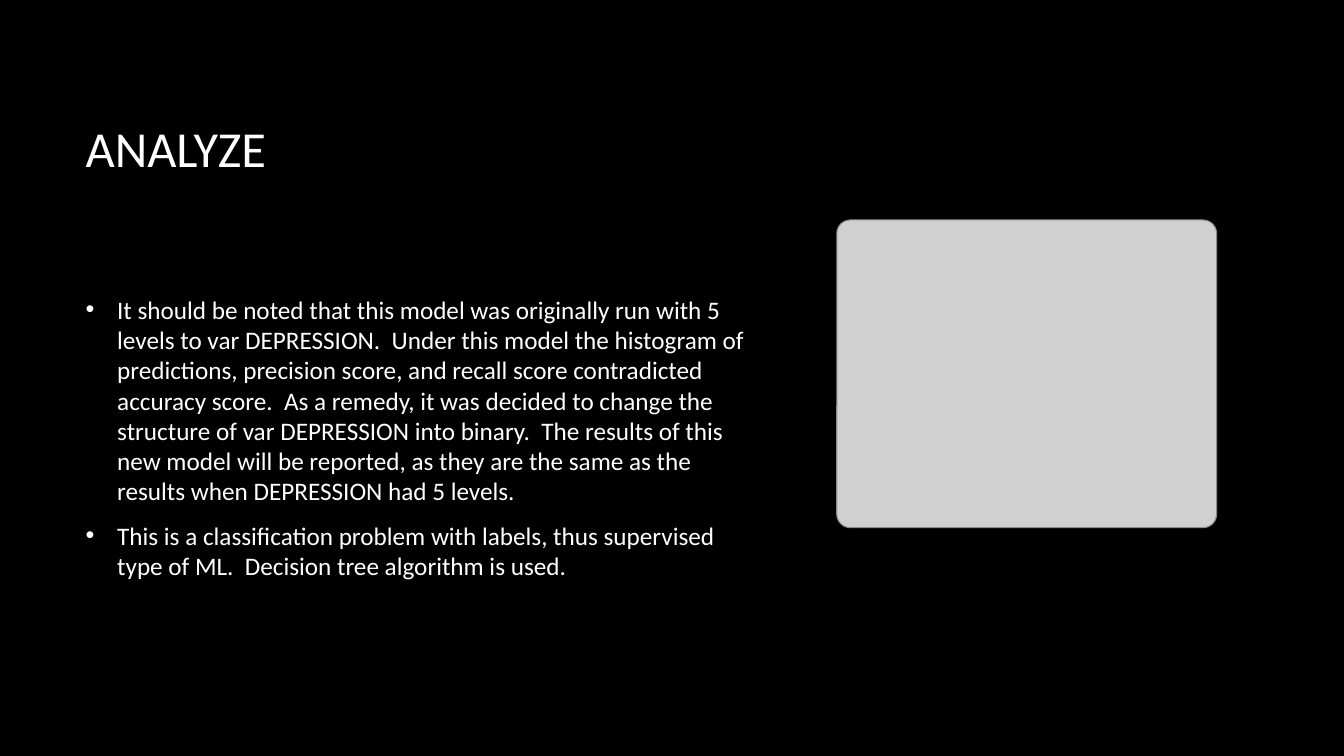
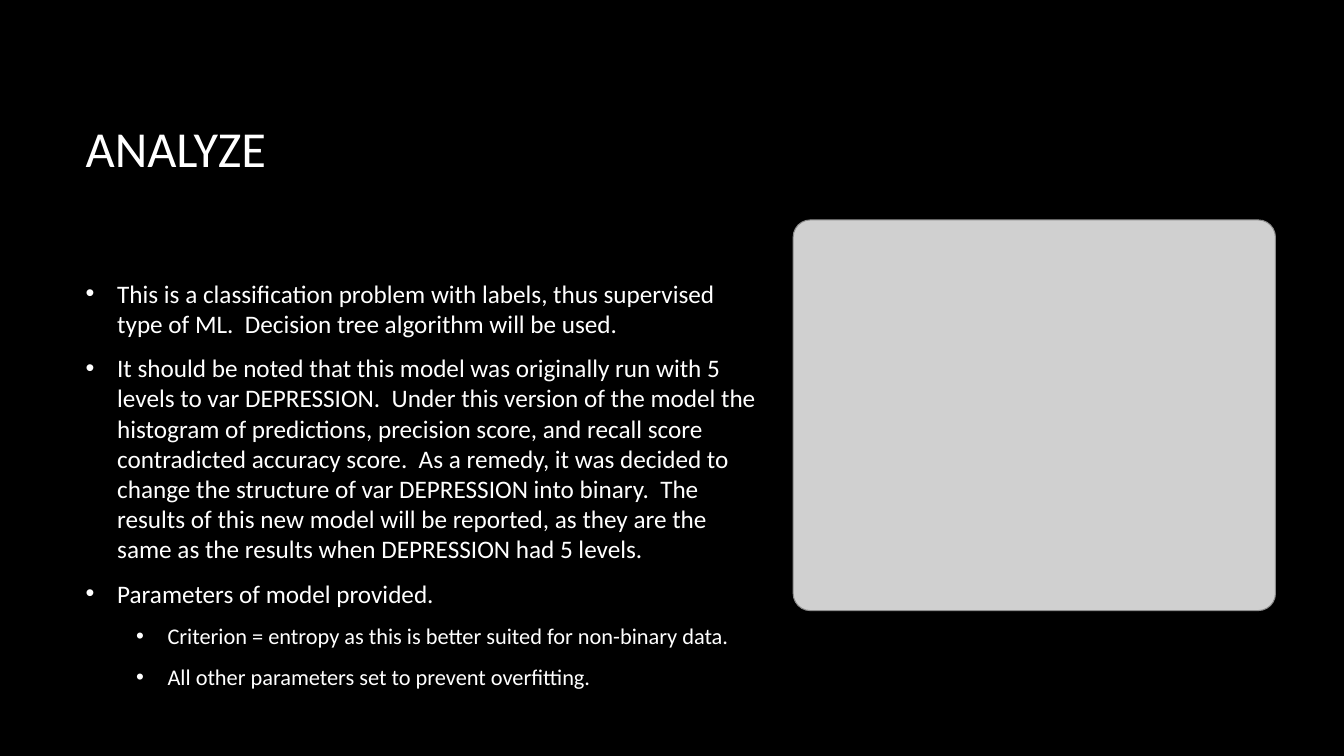
Before and after one commit to danlagos/ANA500-Week-3, a slide deck: slide 32 of Depression and Poverty.pptx. Drawn at 1344x756 pixels with LibreOffice and Linux fonts; fonts in the diff are those of the drawing; grey boxes stand for pictures; background and template pictures are left out. Boxes give left, top, right and bottom in pixels: in the first picture for what was removed or moved away, otherwise in the second. Text is boxed around its words. In the diff, an @@ line names an element or a change of style, - is before the commit and + after.

```diff
--- a/Depression and Poverty.pptx
+++ b/Depression and Poverty.pptx
@@ picture: place and size @@
-picture at [837,220,1217,527]
+picture at [793,220,1275,611]
@@ text at [117,285,755,689]: text changed @@
-• It should be noted that this model was originally run with 5 levels to var DEPRESSION. Under this model the histogram of predictions, precision score, and recall score contradicted accuracy score. As a remedy, it was decided to change the structure of var DEPRESSION into binary. The results of this new model will be reported, as they are the same as the results when DEPRESSION had 5 levels.
-• This is a classification problem with labels, thus supervised type of ML. Decision tree algorithm is used.
+• This is a classification problem with labels, thus supervised type of ML. Decision tree algorithm will be used.
+• It should be noted that this model was originally run with 5 levels to var DEPRESSION. Under this version of the model the histogram of predictions, precision score, and recall score contradicted accuracy score. As a remedy, it was decided to change the structure of var DEPRESSION into binary. The results of this new model will be reported, as they are the same as the results when DEPRESSION had 5 levels.
+• Parameters of model provided.
+  • Criterion = entropy as this is better suited for non-binary data.
+  • All other parameters set to prevent overfitting.
```
Also in this commit, not shown: 8 other slides changed, 1 slide added, 2 other files.
